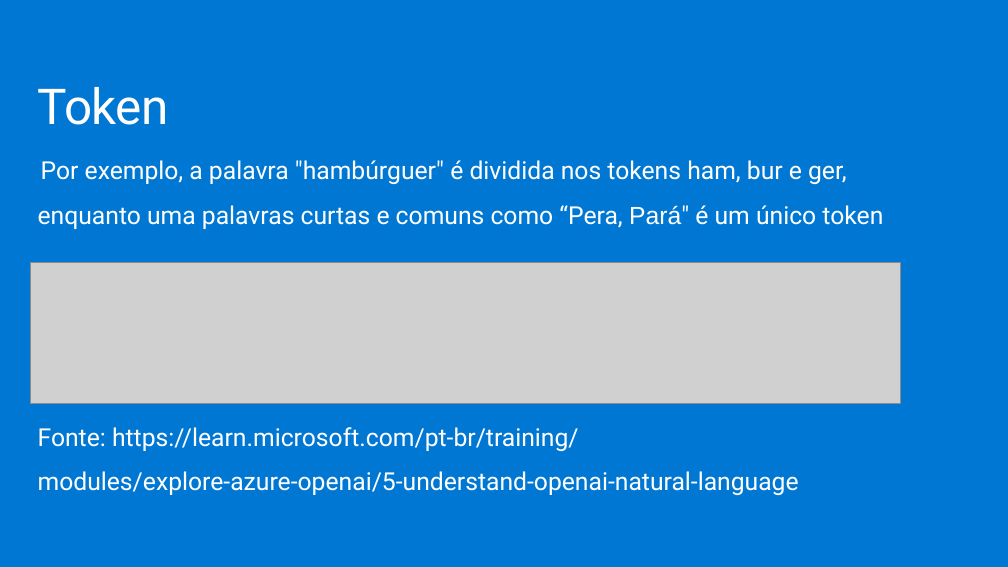
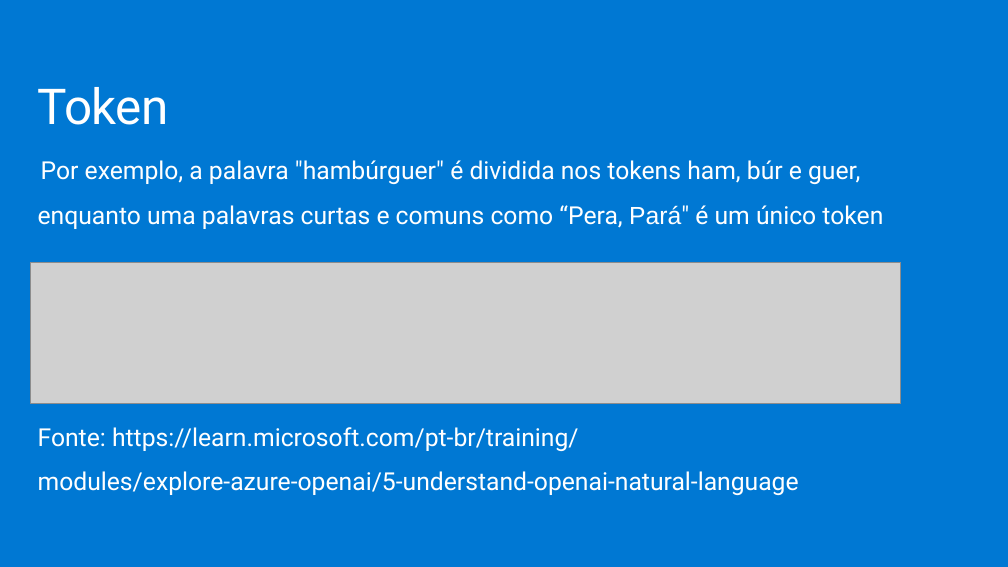
Before and after one commit to jpitapeva/azureopenai, a slide deck: slide 15 of AzureOpenAI.pptx. Drawn at 1008x567 pixels with LibreOffice and Linux fonts; fonts in the diff are those of the drawing; grey boxes stand for pictures; background and template pictures are left out. Boxes give left, top, right and bottom in pixels: in the first picture for what was removed or moved away, otherwise in the second. Text is boxed around its words. In the diff, an @@ line names an element or a change of style, - is before the commit and + after.

```diff
--- a/AzureOpenAI.pptx
+++ b/AzureOpenAI.pptx
@@ text at (x1=41, y1=160, x2=860, y2=184): text changed @@
-Por exemplo, a palavra "hambúrguer" é dividida nos tokens ham, bur e ger,
+Por exemplo, a palavra "hambúrguer" é dividida nos tokens ham, búr e guer,
```
Also in this commit, not shown: 2 other slides changed.
